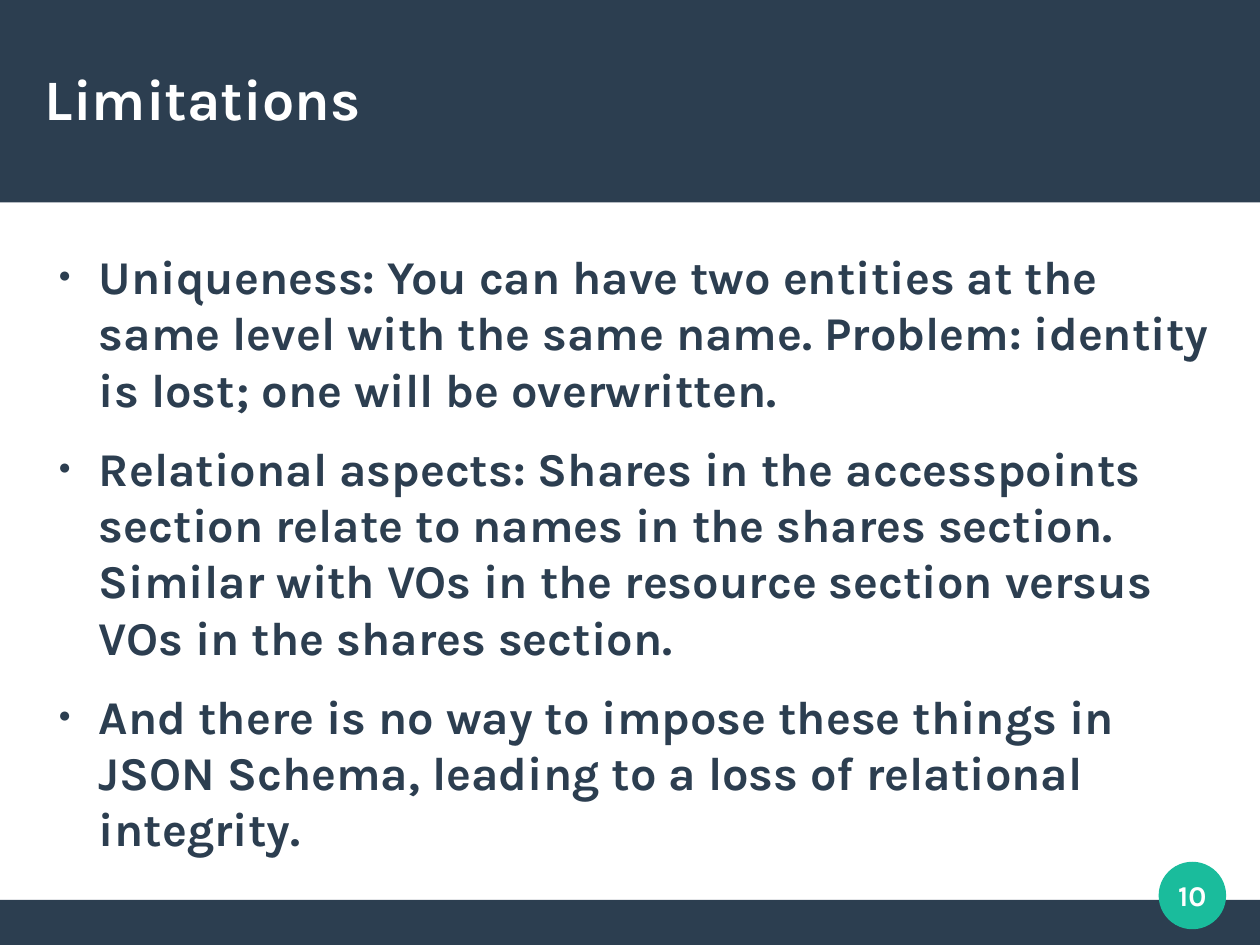
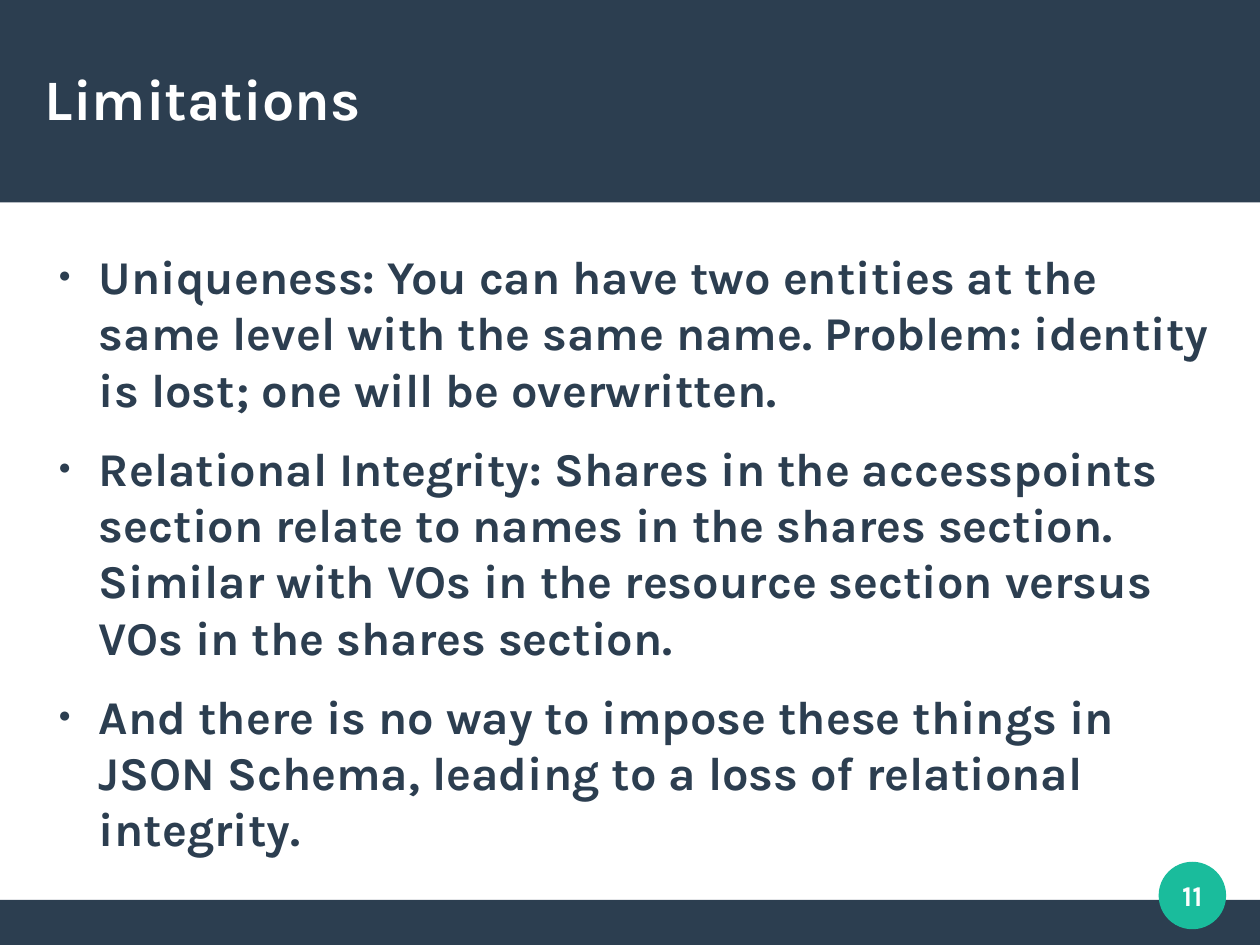
Before and after one commit to sjones-hep-ph-liv-ac-uk/json_info_system, a slide deck: slide 11 of v1.5/slides/json_info_system.odp (slide 10 before the commit). Drawn at 1260x945 pixels with LibreOffice and Linux fonts; fonts in the diff are those of the drawing. Boxes give left, top, right and bottom in pixels: in the first picture for what was removed or moved away, otherwise in the second. Text is boxed around its words. In the diff, an @@ line names an element or a change of style, - is before the commit and + after.

```diff
--- a/v1.5/slides/json_info_system.odp
+++ b/v1.5/slides/json_info_system.odp
@@ text at [99,452,1157,656]: text changed @@
-● Relational aspects: Shares in the accesspoints section relate to names in the shares section. Similar with VOs in the resource section versus VOs in the shares section.
+● Relational Integrity: Shares in the accesspoints section relate to names in the shares section. Similar with VOs in the resource section versus VOs in the shares section.
@@ page number at [1182,887,1202,906]: text changed @@
-10
+11
```
Also in this commit, not shown: 11 other slides changed, 1 slide added, 1 other file.
